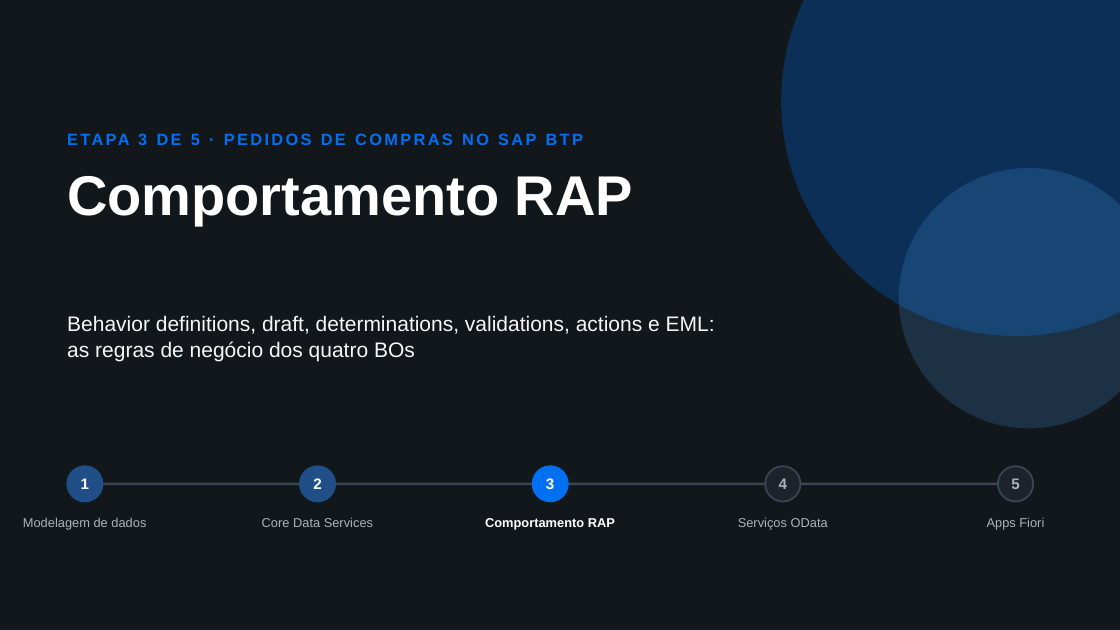
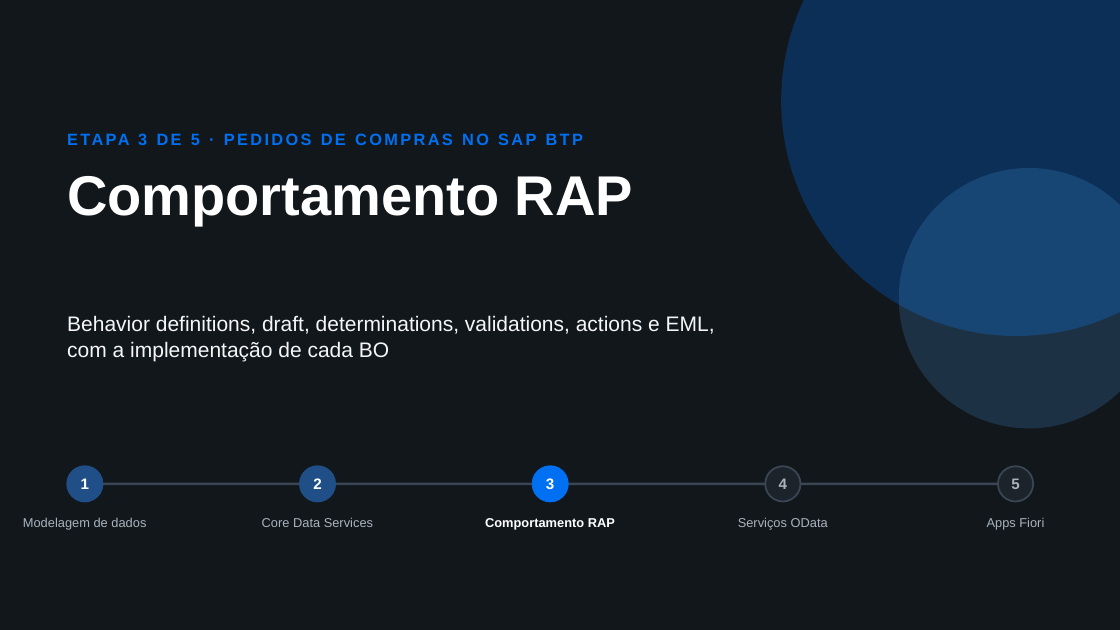
Before and after one commit to AdrianoBispo/sap-abap-rap-pedidos-de-compras-app, a slide deck: slide 1 of docs/apresentacoes/03-comportamento-rap.pptx. Drawn at 1120x630 pixels with LibreOffice and Linux fonts; fonts in the diff are those of the drawing. Boxes give left, top, right and bottom in pixels: in the first picture for what was removed or moved away, otherwise in the second. Text is boxed around its words. In the diff, an @@ line names an element or a change of style, - is before the commit and + after.

```diff
--- a/docs/apresentacoes/03-comportamento-rap.pptx
+++ b/docs/apresentacoes/03-comportamento-rap.pptx
@@ text at bbox=[67, 315, 715, 361]: text changed @@
-Behavior definitions, draft, determinations, validations, actions e EML: as regras de negócio dos quatro BOs
+Behavior definitions, draft, determinations, validations, actions e EML, com a implementação de cada BO
```
Also in this commit, not shown: 10 other slides changed, 27 slides added, 1 slide removed.
